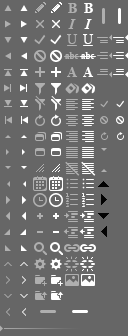
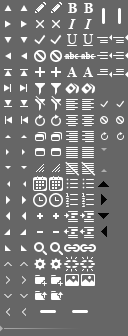
Layered file, before and after one edit (128x336). Changes by layer:
pixels changed over [left=4, top=2, right=112, bottom=316] (layer not identified)
